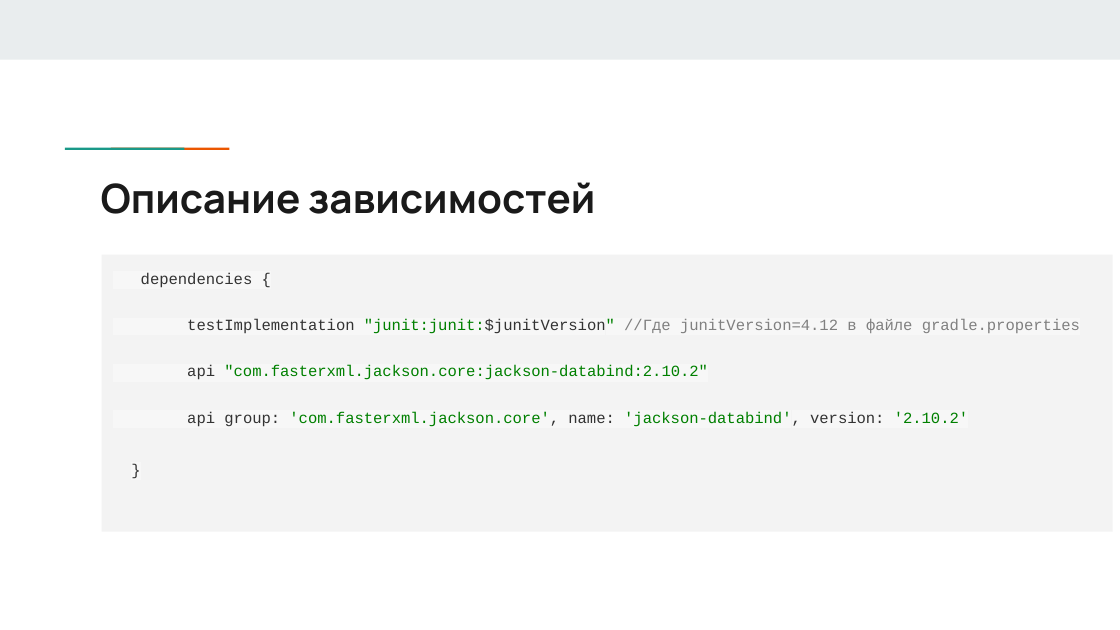
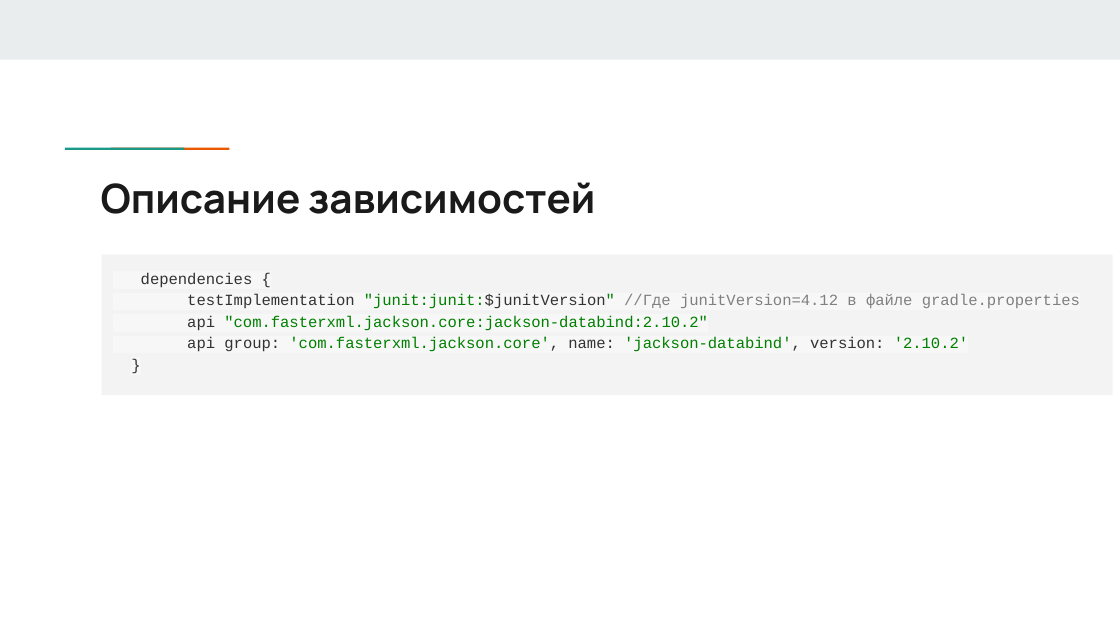
Before and after one commit to vav87/lections, a slide deck: slide 10 of x.x-build-tools/Инструменты сборки.pptx. Drawn at 1120x630 pixels with LibreOffice and Linux fonts; fonts in the diff are those of the drawing. Boxes give left, top, right and bottom in pixels: in the first picture for what was removed or moved away, otherwise in the second. Text is boxed around its words. In the diff, an @@ line names an element or a change of style, - is before the commit and + after.

```diff
--- a/x.x-build-tools/Инструменты сборки.pptx
+++ b/x.x-build-tools/Инструменты сборки.pptx
@@ text "dependencies {": place and size @@
-text "dependencies {" at bbox=[102, 254, 1113, 531]
+text "dependencies {" at bbox=[102, 254, 1113, 394]
@@ text at bbox=[187, 294, 1080, 352]: less space between paragraphs; line spacing 1.45 to 1.15 @@
```
Also in this commit, not shown: 2 slides added, 8 other files.
